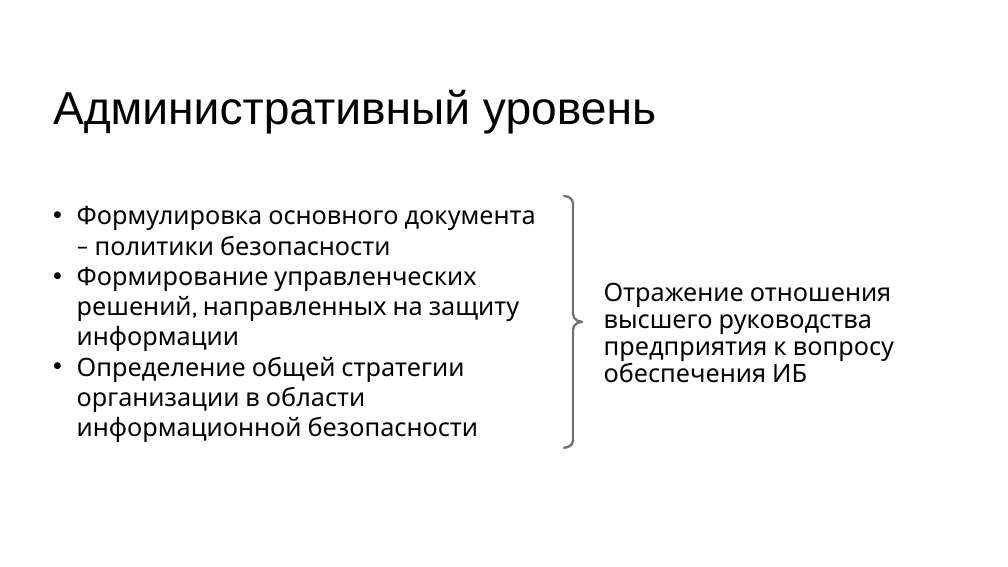
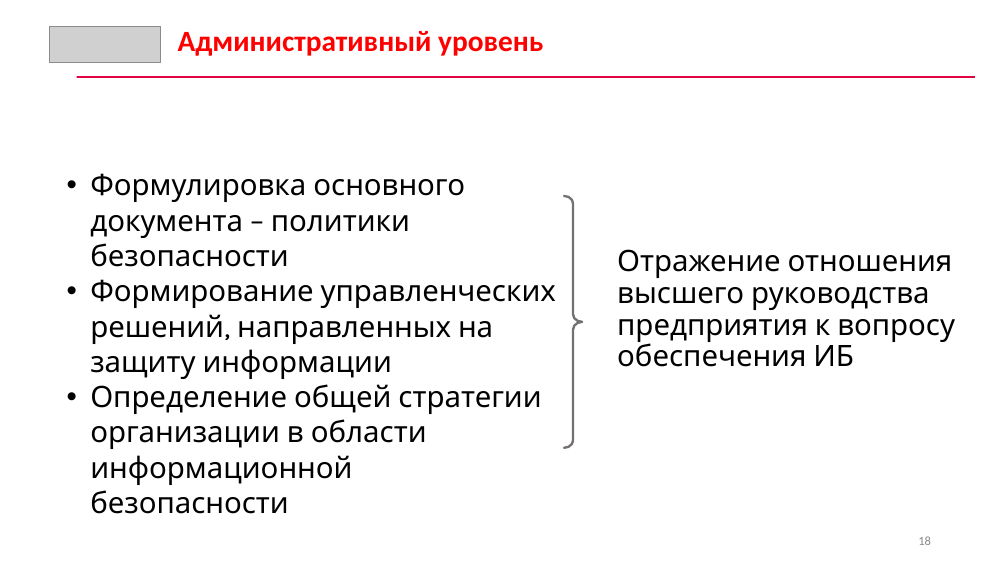
Before and after one commit to CyberLympha/AI-for-IS-Course, a slide deck: slide 18 of Лекции/Введение. Основы ИБ.pptx (slide 19 before the commit). Drawn at 1008x567 pixels with LibreOffice and Linux fonts; fonts in the diff are those of the drawing; grey boxes stand for pictures. Boxes give left, top, right and bottom in pixels: in the first picture for what was removed or moved away, otherwise in the second. Text is boxed around its words. In the diff, an @@ line names an element or a change of style, - is before the commit and + after.

```diff
--- a/Лекции/Введение. Основы ИБ.pptx
+++ b/Лекции/Введение. Основы ИБ.pptx
@@ picture added at (x1=50, y1=26, x2=161, y2=63) @@
@@ text "Административный уровень" moved from (x1=53, y1=89, x2=656, y2=134) to (x1=178, y1=31, x2=543, y2=56) @@
@@ text "Административный уровень" at (x1=178, y1=31, x2=543, y2=56): size 44 to 28 pt, font Arial to Calibri, text colour #000000 to #FF0000, bold on; line spacing 0.9 to 1; vertical alignment middle to top @@
@@ rectangle added at (x1=76, y1=76, x2=975, y2=78), fill #E20443 @@
@@ text "Формулировка основного документа – политики ..." moved from (x1=77, y1=205, x2=536, y2=442) to (x1=90, y1=173, x2=556, y2=485) @@
@@ text "Формулировка основного документа – политики ..." at (x1=90, y1=173, x2=556, y2=485): size 24 to 28 pt @@
@@ text "Отражение отношения высшего руководства предприятия ..." at (x1=617, y1=249, x2=955, y2=367): size 24 to 28 pt @@
@@ text "Отражение отношения высшего руководства предприятия ..." moved from (x1=604, y1=282, x2=894, y2=383) to (x1=617, y1=249, x2=955, y2=367) @@
@@ page number added at (x1=918, y1=536, x2=931, y2=545), 12 pt, text #8C8C8C @@
+18
```
Also in this commit, not shown: 43 other slides changed, 8 slides added, 1 slide removed, 1 other file.
